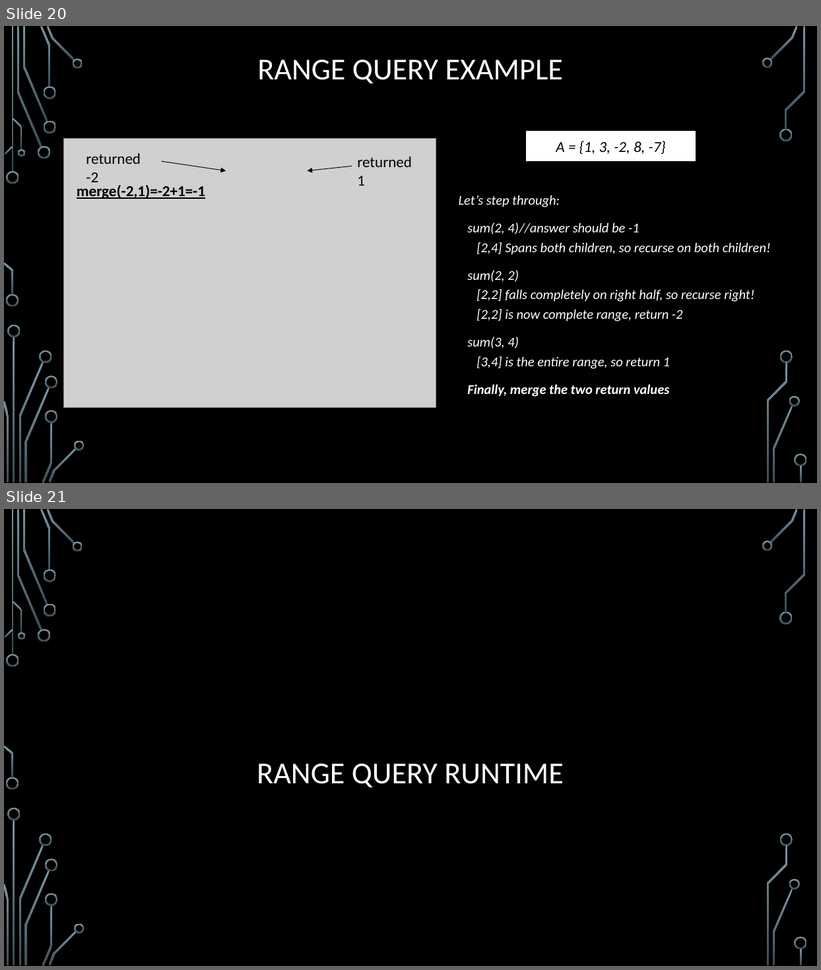
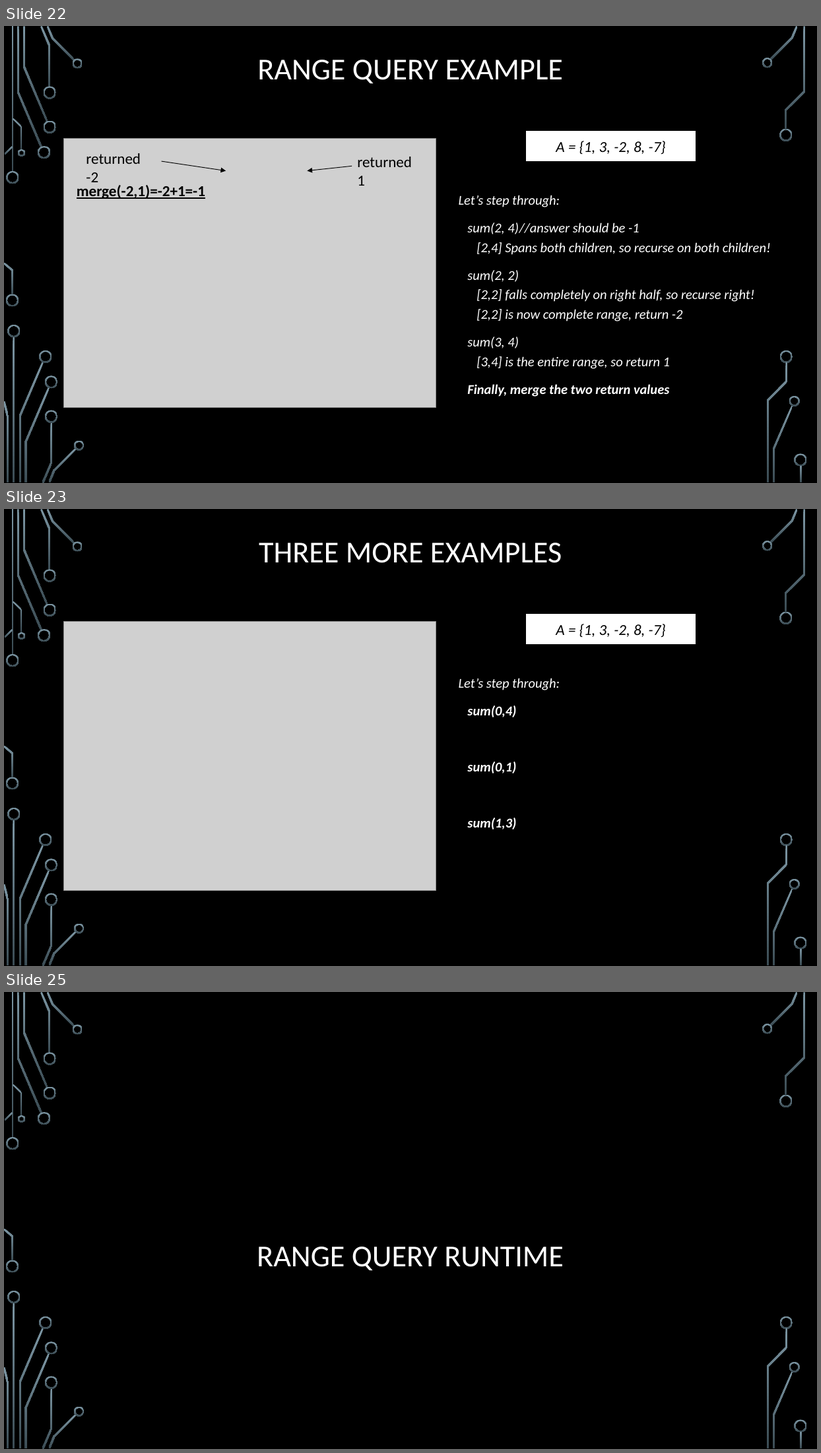
Before and after one commit to janiceeguo/advAlgo, a slide deck: slides/Trees-SegmentTrees.pptx. Shown one above the other, each under a label of ours: slides 20 and 21 before the commit, slides 22, 23 and 25 after it; the slides between them are not shown. The pictures are 821x970 and 821x1453 pixels, drawn with LibreOffice and Linux fonts; fonts in the diff are those of the drawing; grey boxes stand for pictures; background and template pictures are left out. Boxes give left, top, right and bottom in pixels: in the first picture for what was removed or moved away, otherwise in the second. Text is boxed around its words. In the diff, an @@ line names an element or a change of style, - is before the commit and + after.

```diff
--- a/slides/Trees-SegmentTrees.pptx
+++ b/slides/Trees-SegmentTrees.pptx
@@ slide 23 added at (x1=4, y1=509, x2=817, y2=966), background picture (left out); not listed: 36 template elements that a slide beside it also shows @@
@@ title added at (x1=259, y1=543, x2=562, y2=563), 36 pt, text #FFFFFF @@
+THREE MORE EXAMPLES
@@ picture added at (x1=64, y1=622, x2=436, y2=891) @@
@@ rectangle added at (x1=526, y1=614, x2=697, y2=645), fill #FFFFFF, outline #000000 0.75 pt, 18 pt, text #000000, italic @@
+A = {1, 3, -2, 8, -7}
@@ text added at (x1=459, y1=678, x2=560, y2=830), 16 pt, text #FFFFFF, bold, italic @@
+Let’s step through:
+sum(0,4)
+sum(0,1)
+sum(1,3)
@@ what was slide 20 is now slide 22 @@
@@ what was slide 21 is now slide 25 @@
```
Also in this commit, not shown: 3 slides changed, 6 other slides added, 2 slides removed, 4 other files.
